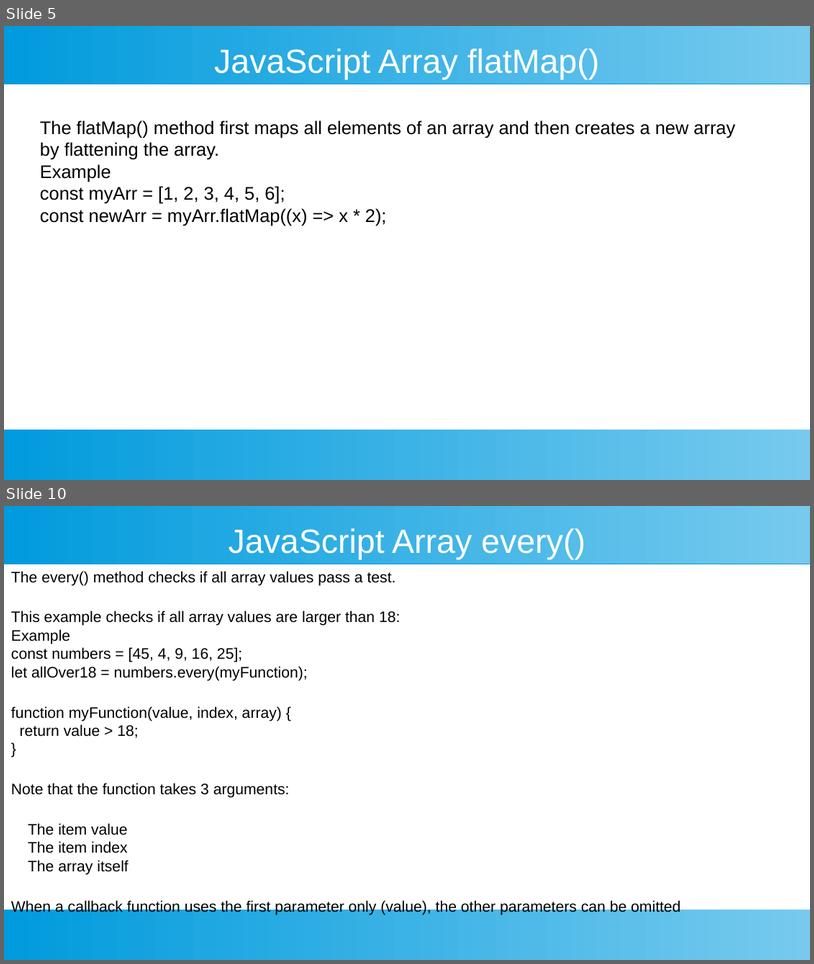
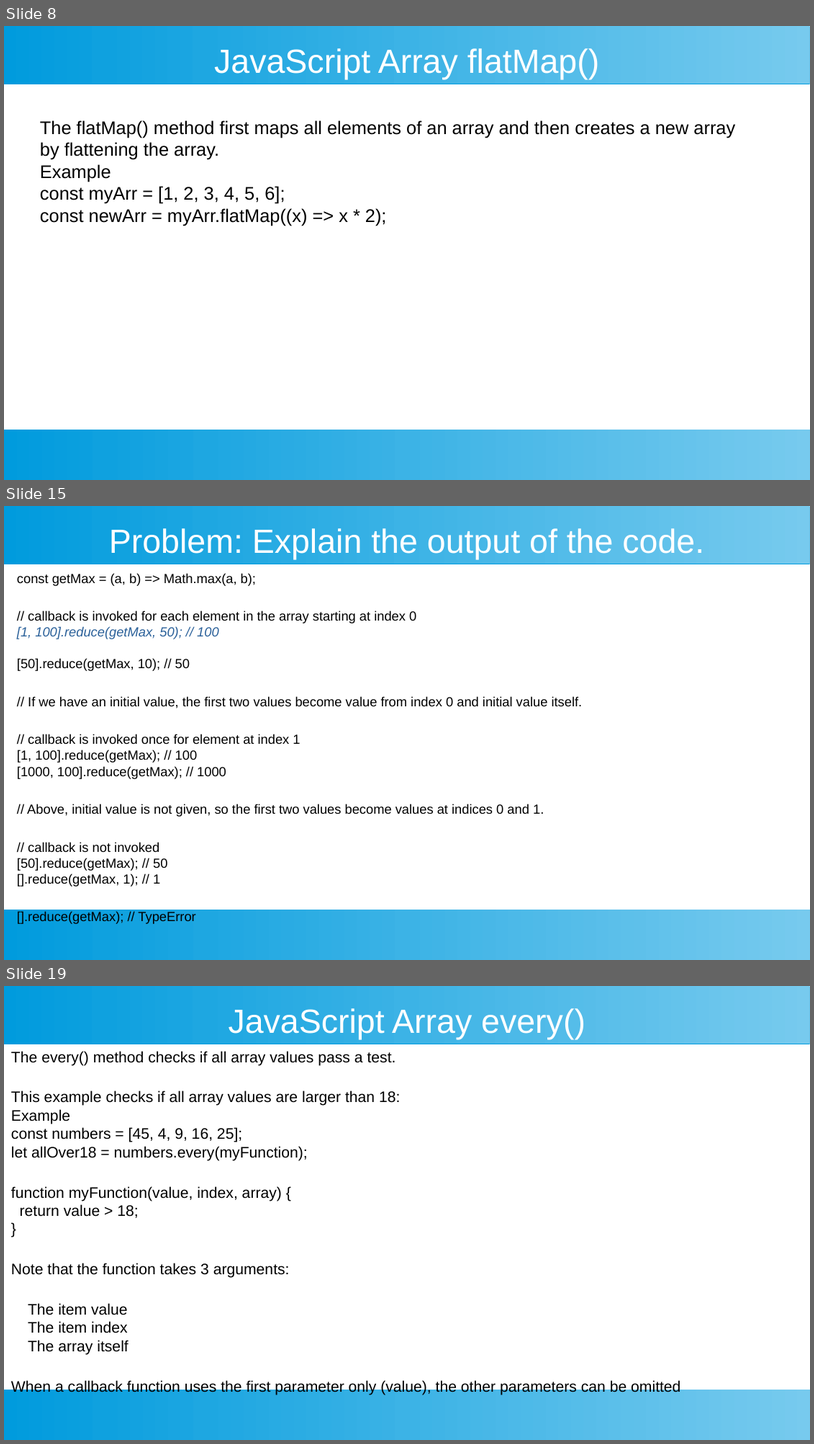
Before and after one commit to ashishjain1547/public_lessons_in_javascript, a slide deck: 7_Arrays in Detail/4 - array iteration.odp. Shown one above the other, each under a label of ours: slides 5 and 10 before the commit, slides 8, 15 and 19 after it; the slides between them are not shown. The pictures are 814x964 and 814x1444 pixels, drawn with LibreOffice and Linux fonts; fonts in the diff are those of the drawing. Boxes give left, top, right and bottom in pixels: in the first picture for what was removed or moved away, otherwise in the second. Text is boxed around its words. In the diff, an @@ line names an element or a change of style, - is before the commit and + after.

```diff
--- a/7_Arrays in Detail/4 - array iteration.odp
+++ b/7_Arrays in Detail/4 - array iteration.odp
@@ slide 15 added at (4, 506, 810, 960), background #FFFFFF; not listed: 2 template elements that a slide beside it also shows @@
@@ title added at (109, 528, 705, 559), 33 pt, text #FFFFFF @@
+Problem: Explain the output of the code.
@@ text added at (17, 573, 583, 924), 13 pt, text #000000 @@
+const getMax = (a, b) => Math.max(a, b);
+// callback is invoked for each element in the array starting at index 0
+[1, 100].reduce(getMax, 50); // 100
+[50].reduce(getMax, 10); // 50
+// If we have an initial value, the first two values become value from index 0 and initial value itself.
+// callback is invoked once for element at index 1
+[1, 100].reduce(getMax); // 100
+[1000, 100].reduce(getMax); // 1000
+// Above, initial value is not given, so the first two values become values at indices 0 and 1.
+// callback is not invoked
+[50].reduce(getMax); // 50
+[].reduce(getMax, 1); // 1
+[].reduce(getMax); // TypeError
@@ what was slide 5 is now slide 8 @@
@@ what was slide 10 is now slide 19 @@
```
Also in this commit, not shown: 10 slides changed, 9 other slides added, 6 other files.
